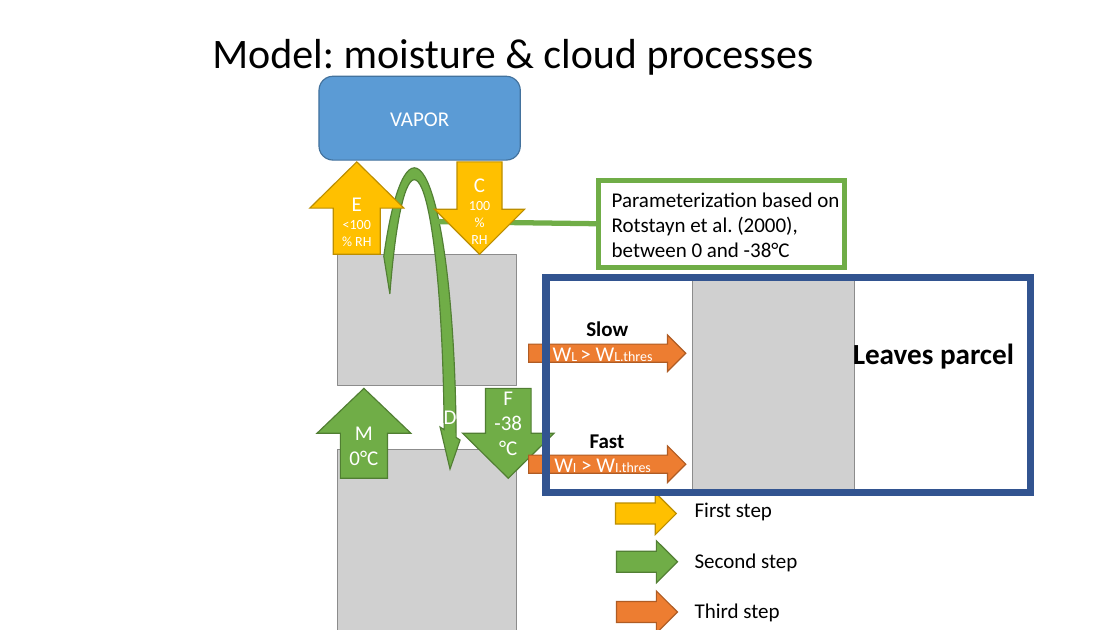
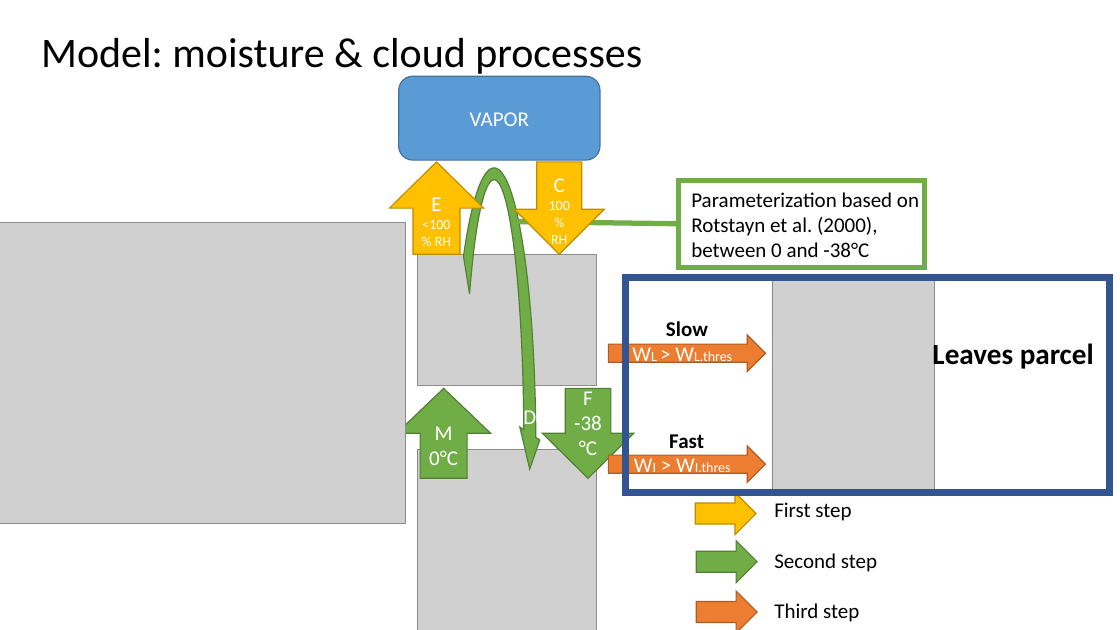
Before and after one commit to meteoNL/CloudParcelModel_SOACproject, a slide deck: slide 4 of model_representation.pptx. Drawn at 1120x630 pixels with LibreOffice and Linux fonts; fonts in the diff are those of the drawing; grey boxes stand for pictures. Boxes give left, top, right and bottom in pixels: in the first picture for what was removed or moved away, otherwise in the second. Text is boxed around its words. In the diff, an @@ line names an element or a change of style, - is before the commit and + after.

```diff
--- a/model_representation.pptx
+++ b/model_representation.pptx
@@ text "Model: moisture & cloud processes": place and size @@
-text "Model: moisture & cloud processes" at box(212, 39, 814, 79)
+text "Model: moisture & cloud processes" at box(41, 38, 642, 77)
@@ 6 texts, 5 right arrows, 3 pictures, 2 up arrows, 2 down arrows, 2 rectangles, 1 rounded rectangle, 1 circular arrow, 1 line: place and size @@
-6 texts, 5 right arrows, 3 pictures, 2 up arrows, 2 down arrows, 2 rectangles, 1 rounded rectangle, 1 circular arrow, 1 line at box(310, 76, 1031, 630)
+6 texts, 5 right arrows, 3 pictures, 2 up arrows, 2 down arrows, 2 rectangles, 1 rounded rectangle, 1 circular arrow, 1 line at box(390, 76, 1111, 630)
@@ picture added at box(0, 223, 406, 523) @@
```
Also in this commit, not shown: 6 other slides changed, 1 other file.
